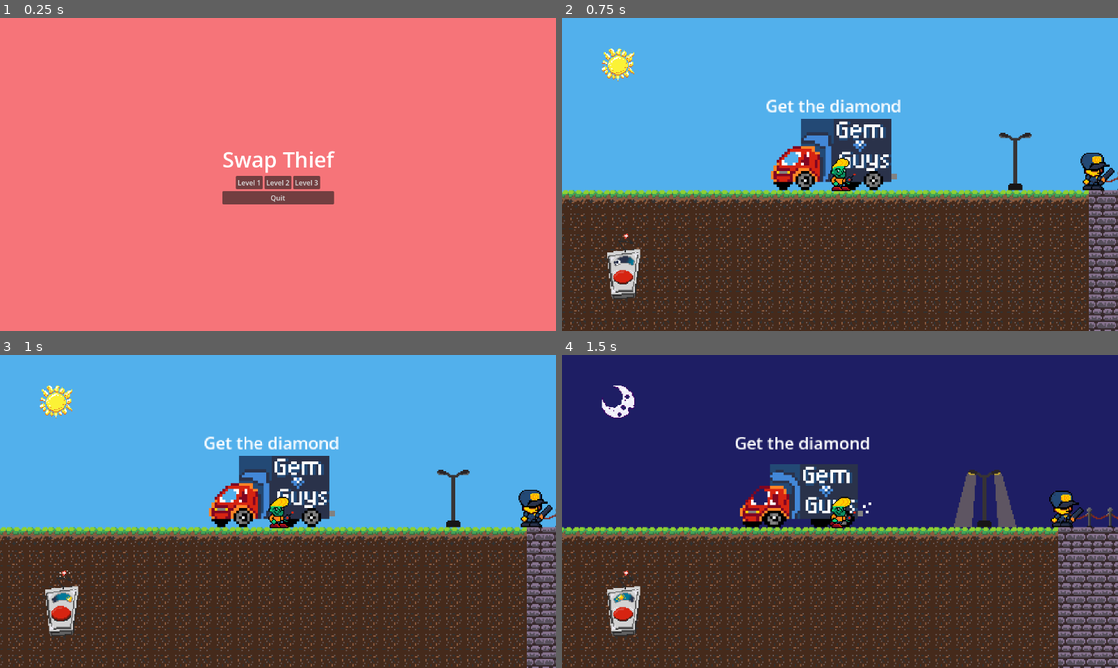
Above: before the commit, frames 1-4 (two rows, left to right).
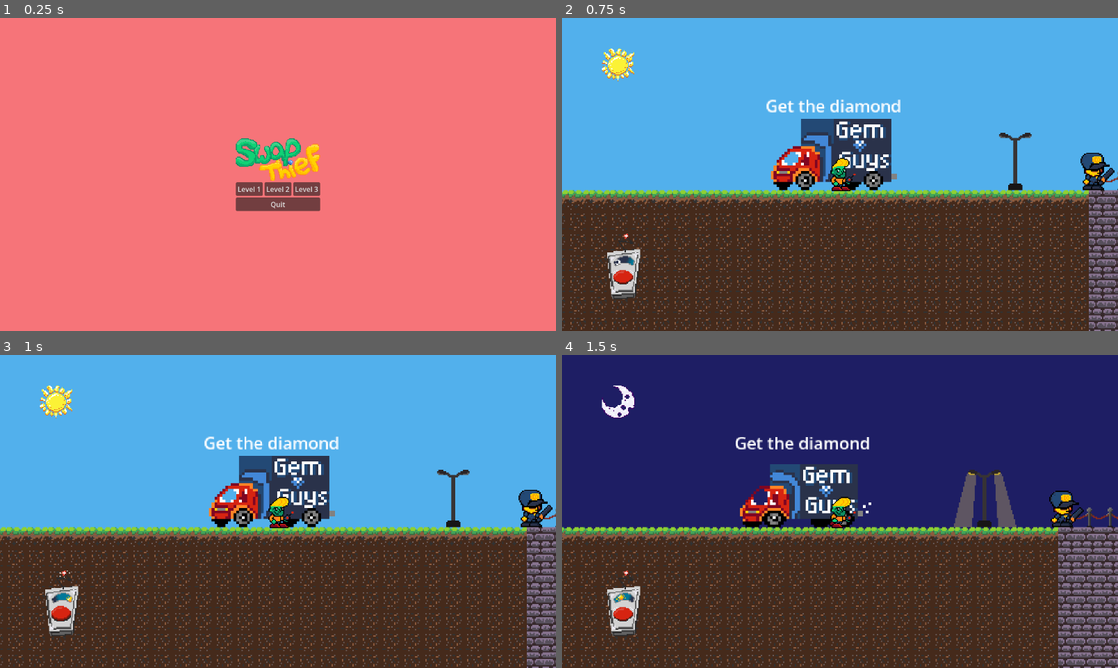
Above: after the commit, the same moments.

Repository: noble-squared/Colorado-Game-Jam
Game: Godot game, scene res://Scenes/main_menu.tscn
Same seed, same stepped clock (60 frames per second), same inputs: the game is played once before the commit and once after it.
Inputs:
- Up to frame 1 (0.25 s): no input
- Up to frame 2 (0.75 s): click "Level 2" at 0.5 s
- Up to frame 3 (1 s): no input
- Up to frame 4 (1.5 s): hold D (Right) from 1.28 s (still down); tap Space (SwapTime) at 1.35 s

The runs differ from the first frame. In frame 1, 2.6% of the frame differs, in the area x 40-61%, y 38-62%; in frame 2, nothing differs; in frame 3, nothing differs; in frame 4, nothing differs.

Commit message:
Implemented sound effect system

Diff:
--- a/Scenes/buttons/level_select_button.tscn
+++ b/Scenes/buttons/level_select_button.tscn
@@ -1,6 +1,6 @@
 [gd_scene format=3 uid="uid://dadso51vpxcwh"]
 
-[ext_resource type="Script" uid="uid://bl3b6kty7iphw" path="res://scripts/level_start_button.gd" id="1_k1syi"]
+[ext_resource type="Script" uid="uid://bl3b6kty7iphw" path="res://Scripts/level_start_button.gd" id="1_k1syi"]
 
 [node name="LevelSelectButton" type="Button" unique_id=1272142489]
 offset_right = 8.0
--- a/Scenes/buttons/restart_level_button.tscn
+++ b/Scenes/buttons/restart_level_button.tscn
@@ -5,6 +5,7 @@
 
 func _on_pressed() -> void:
 	print(\"button pressed\")
+	Globals.playClickSFX()
 	get_tree().paused = false
 	get_tree().reload_current_scene()
 "
--- a/Scenes/game_over_screen.tscn
+++ b/Scenes/game_over_screen.tscn
@@ -53,9 +53,4 @@
 layout_mode = 2
 text = "Restart"
 
-[node name="MenuButton" type="Button" parent="VBoxContainer/HBoxContainer" unique_id=1759648133]
-layout_mode = 2
-text = "Menu"
-
 [connection signal="pressed" from="VBoxContainer/HBoxContainer/RestartButton" to="." method="_on_restart_button_pressed"]
-[connection signal="pressed" from="VBoxContainer/HBoxContainer/MenuButton" to="." method="_on_menu_button_pressed"]
--- a/Scenes/main_menu.tscn
+++ b/Scenes/main_menu.tscn
@@ -2,6 +2,7 @@
 
 [ext_resource type="Script" uid="uid://ipyxsm3pqh1q" path="res://Scripts/main_menu.gd" id="1_28flt"]
 [ext_resource type="PackedScene" uid="uid://dadso51vpxcwh" path="res://Scenes/buttons/level_select_button.tscn" id="2_1ehe0"]
+[ext_resource type="Texture2D" uid="uid://blxmxd040i82o" path="res://assets/art/Title-frame0.png" id="2_ce3w2"]
 [ext_resource type="PackedScene" uid="uid://c2qh6v3t7l755" path="res://Scenes/buttons/quit_button.tscn" id="3_ce3w2"]
 
 [node name="MainMenu" type="Control" unique_id=223779711]
@@ -37,11 +38,11 @@
 grow_horizontal = 2
 grow_vertical = 2
 
-[node name="Label" type="Label" parent="VBoxContainer" unique_id=144758199]
+[node name="TextureRect" type="TextureRect" parent="VBoxContainer" unique_id=1645230861]
 layout_mode = 2
-theme_override_font_sizes/font_size = 49
-text = "Swap Thief"
-horizontal_alignment = 1
+texture = ExtResource("2_ce3w2")
+expand_mode = 5
+stretch_mode = 5
 
 [node name="CenterContainer" type="CenterContainer" parent="VBoxContainer" unique_id=1479397035]
 layout_mode = 2
--- a/Scenes/player.tscn
+++ b/Scenes/player.tscn
@@ -12,6 +12,7 @@
 [ext_resource type="PackedScene" uid="uid://dt5u0rcl15igd" path="res://Scenes/playerUI/win_screen.tscn" id="9_gymyn"]
 [ext_resource type="Texture2D" uid="uid://bpu48iefgfkn" path="res://assets/art/Sprite Sheets/sunandmood-Sheet.png" id="10_pu2lt"]
 [ext_resource type="Texture2D" uid="uid://p8alxb2ikaii" path="res://assets/art/Sprite Sheets/sunbutton-Sheet.png" id="11_ukyrk"]
+[ext_resource type="AudioStream" uid="uid://dlctc411voer4" path="res://assets/sounds/footsteps-stone.mp3" id="13_ukyrk"]
 
 [sub_resource type="Curve" id="Curve_6t5aa"]
 _data = [Vector2(0, 0.31622303), 0.0, 0.0023689577, 0, 0, Vector2(0.5099503, 0.52492607), 0.7065144, 0.7065144, 0, 0, Vector2(1, 1), 1.1039288, 0.0, 0, 0]
@@ -389,3 +390,11 @@
 position = Vector2(-207.5, 87.5)
 sprite_frames = SubResource("SpriteFrames_sbwqj")
 animation = &"NightSwap"
+
+[node name="AudioPlayers" type="Node2D" parent="." unique_id=904694725]
+
+[node name="FootstepPlayer1" type="AudioStreamPlayer2D" parent="AudioPlayers" unique_id=656877749]
+scale = Vector2(0.99999994, 0.99999994)
+stream = ExtResource("13_ukyrk")
+volume_db = -5.0
+pitch_scale = 1.5
--- a/Scripts/Globals.gd
+++ b/Scripts/Globals.gd
@@ -8,11 +8,18 @@
 
 var current_level = 0
 
+var sounds: Dictionary[String, String] = {
+	"lose": "res://assets/sounds/prison-cell-door.mp3",
+	"rewind": "res://assets/sounds/tape-rewind.mp3"
+}
+
+var loadedSounds: Dictionary[String, AudioStreamPlayer2D] = {}
 
 enum States {NIGHT, DAY}
 
 var current_state
 var times_swapped: int = 0
+var clickSFX: AudioStreamPlayer2D
 
 signal NightSwapped
 signal DaySwapped
@@ -21,7 +28,17 @@
 func _ready() -> void:
 	current_state = States.DAY
 	DaySwapped.emit()
+	for sound in sounds.keys():
+		var player = AudioStreamPlayer2D.new()
+		print("Loading sound: " + sound)
+		player.stream = AudioStreamMP3.load_from_file(sounds[sound])
+		add_child(player)
+		player.process_mode = Node.PROCESS_MODE_ALWAYS
+		loadedSounds[sound] = player
 
+	clickSFX = AudioStreamPlayer2D.new()
+	clickSFX.stream = AudioStreamMP3.load_from_file("res://assets/sounds/click.mp3")
+	add_child(clickSFX)
 
 # Called every frame. 'delta' is the elapsed time since the previous frame.
 func _process(_delta: float) -> void:
@@ -52,3 +69,14 @@
 			DaySwapped.emit()
 		else:
 			NightSwapped.emit()
+
+func playClickSFX():
+	clickSFX.pitch_scale = randf_range(0.8,1.2)
+	clickSFX.play()
+
+func playSound(soundname: String, time: float = 0):
+	if (soundname in loadedSounds):
+		print("Playing sound: " + soundname)
+		loadedSounds[soundname].play(time)
+	else:
+		push_warning("Attempt to play non-loaded sound: " + soundname)
--- a/Scripts/game_over_screen.gd
+++ b/Scripts/game_over_screen.gd
@@ -8,6 +8,7 @@
 
 func gameOver(reason: String = "You were caught!") -> void:
 	visible = true
+	Globals.playSound("lose", 0.72)
 	$VBoxContainer/Label.text = reason
 	var tween = get_tree().create_tween()
 	tween.tween_property(self, "position", Vector2(0, 0), 1.0)
@@ -17,6 +18,7 @@
 	get_tree().paused = true
 
 func _on_restart_button_pressed() -> void:
+	Globals.playClickSFX()
 	Globals.setDayNight(Globals.States.DAY)
 	get_tree().paused = false
 	get_tree().reload_current_scene()
--- a/Scripts/level_start_button.gd
+++ b/Scripts/level_start_button.gd
@@ -12,5 +12,6 @@
 
 func _on_pressed() -> void:
 	print(level)
+	Globals.playClickSFX()
 	Globals.current_level = levelIndex
 	get_tree().change_scene_to_file(level)
--- a/Scripts/main_menu_button.gd
+++ b/Scripts/main_menu_button.gd
@@ -3,5 +3,6 @@
 
 func _on_pressed() -> void:
 	print("toMainMenu pressed")
+	Globals.playClickSFX()
 	get_tree().paused = false
 	get_tree().change_scene_to_file("res://Scenes/main_menu.tscn")
--- a/Scripts/player_movement.gd
+++ b/Scripts/player_movement.gd
@@ -2,6 +2,7 @@
 
 var characterBody: CharacterBody2D
 @onready var animated_sprite_2d: AnimatedSprite2D = $"../AnimatedSprite2D"
+@onready var footstepPlayer: AudioStreamPlayer2D = $"../AudioPlayers/FootstepPlayer1"
 
 @export var baseWalkSpeed: float = 200
 @export var inertia: float = 0.85 ## [0-1): 0 is no inertia and 1 is no change
@@ -72,16 +73,22 @@
 		animated_sprite_2d.play("default")
 
 	if(characterBody.is_on_floor()):
-		if(horizontalDelta <0):
+		if (horizontalDelta != 0):
 			animated_sprite_2d.play("Walk")
+			if (footstepPlayer.stream_paused == true):
+				footstepPlayer.stream_paused = false
+			elif (not footstepPlayer.playing):
+				footstepPlayer.play()
+		else:
+			footstepPlayer.stream_paused = true
 
-		elif(horizontalDelta >0):
-			animated_sprite_2d.play("Walk")
 	elif(characterBody.is_on_wall_only()):
+		footstepPlayer.stream_paused = true
 		animated_sprite_2d.play("Wall Slide")
 		animated_sprite_2d.offset.x = 0
 
 	else:
+		footstepPlayer.stream_paused = true
 		animated_sprite_2d.play("Jump")
 
 	characterBody.move_and_slide() # Move and slide
--- a/Scripts/quit_button.gd
+++ b/Scripts/quit_button.gd
@@ -1,6 +1,7 @@
 extends Button
 
 func _on_pressed() -> void:
+	Globals.playClickSFX()
 	get_tree().paused = false
 	print("Quitting")
 	get_tree().quit()
--- a/Scripts/win_screen.gd
+++ b/Scripts/win_screen.gd
@@ -9,5 +9,6 @@
 
 
 func _on_next_button_pressed() -> void:
+	Globals.playClickSFX()
 	print("button Pressed")
 	Globals.next_level()
Binary file added: assets/art/Title-frame0.png
Not shown, added: assets/art/Title-frame0.png.import
Not shown, added: assets/sounds/click.mp3.import
Not shown, added: assets/sounds/footsteps-grass.mp3.import
Not shown, added: assets/sounds/footsteps-stone.mp3.import
Not shown, added: assets/sounds/prison-cell-door.mp3.import
Not shown, added: assets/sounds/tape-rewind.mp3.import
Not shown, added: assets/sounds/click.mp3
Not shown, added: assets/sounds/footsteps-grass.mp3
Not shown, added: assets/sounds/footsteps-stone.mp3
Not shown, added: assets/sounds/prison-cell-door.mp3
Not shown, added: assets/sounds/tape-rewind.mp3
